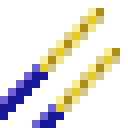
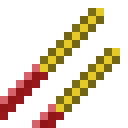
Layers edited between the first and the second 128x128 image:
painted on "Bright Cover" over [0, 64, 56, 128]
painted on "Dark Cover" over [0, 72, 56, 128]
painted on "Medium Cover" over [0, 72, 64, 128]
painted on "Darker" over [48, 16, 120, 112]
painted on "Dark" over [48, 16, 104, 96]
painted on "Darker 2" over [48, 8, 120, 104]
added layer "Black copy" above "Layer #2" over [40, 8, 120, 112]
